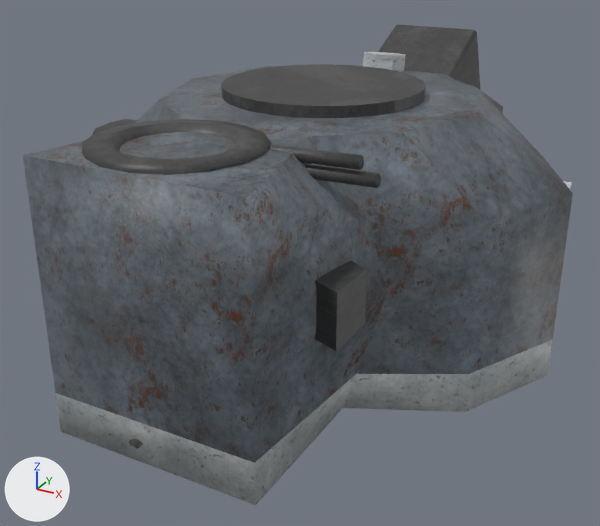
One commit to the Blender file assets/models/submarine.blend: the scene before it, then after it.
Rendered twice from a camera (50 mm lens) standing at (3.77, -7.32, 4.28) and looking at (-0.16, -0.19, 0.71). Every picture has the same lights, and +X, +Y and +Z are marked at lower left.

Names of what the first picture shows: 'CoolingAndLifeSupport', 'Hull', 'Light', 'Reactor', 'Sonar'.
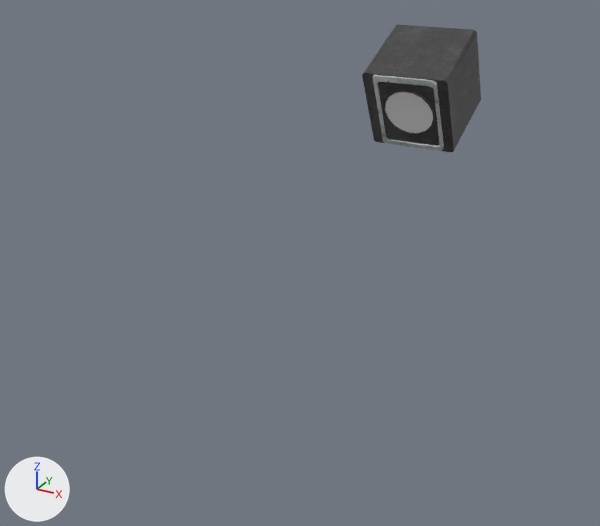
The edits, one by one:
Object 'Hull' (ob_hull) is now hidden.
Object 'Reactor' (ob_reactor) is now hidden.
Object 'Light' (ob_light) is now hidden.
Object 'CoolingAndLifeSupport' (ob_coolingandlifesupport) is now hidden.

Where the change shows, as pixel boxes [x1, y1, x2, y2] in the pictures (600 x 526 px):
'Hull', hidden: before [23, 64, 573, 505]
'Reactor', hidden: before [82, 119, 381, 449]
'Light', hidden: before [363, 52, 405, 72]
'CoolingAndLifeSupport', hidden: before [93, 119, 137, 135]
'Sonar', unchanged, uncovered by the edit: before [378, 24, 480, 89]; after [362, 24, 481, 152]
